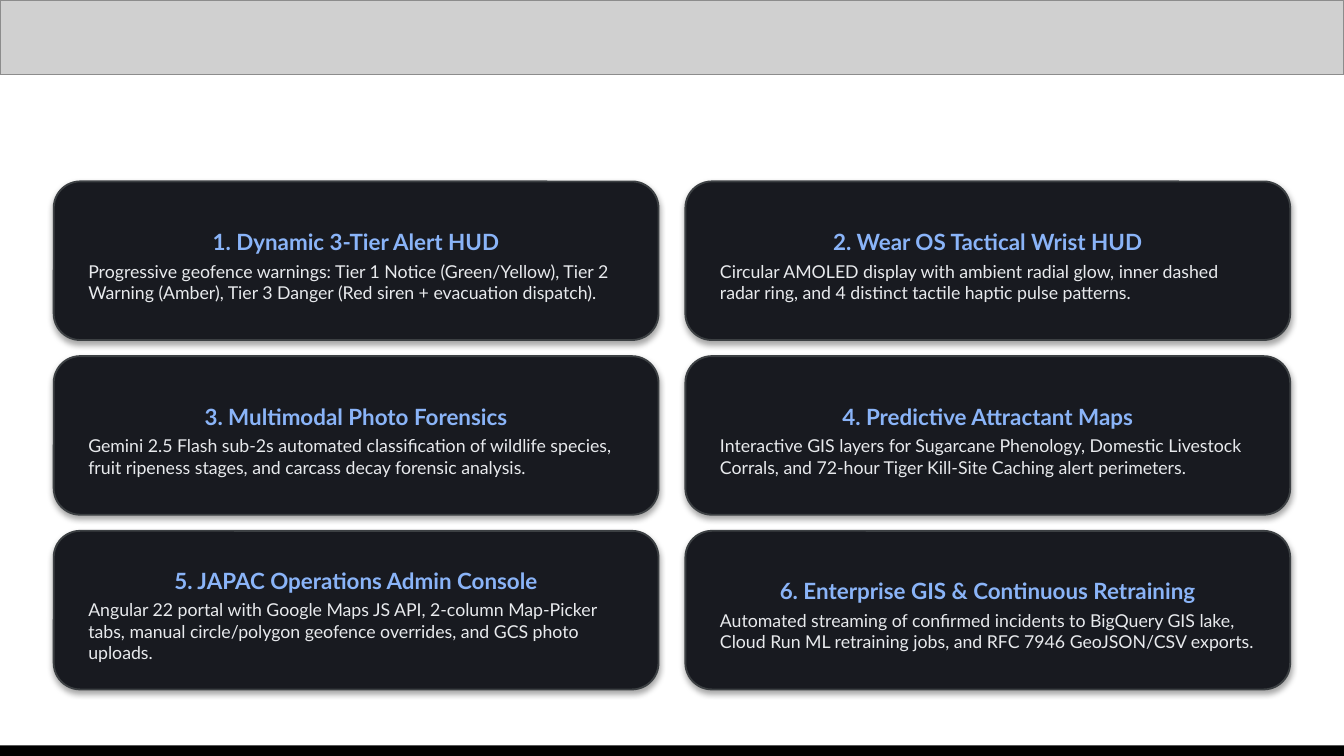
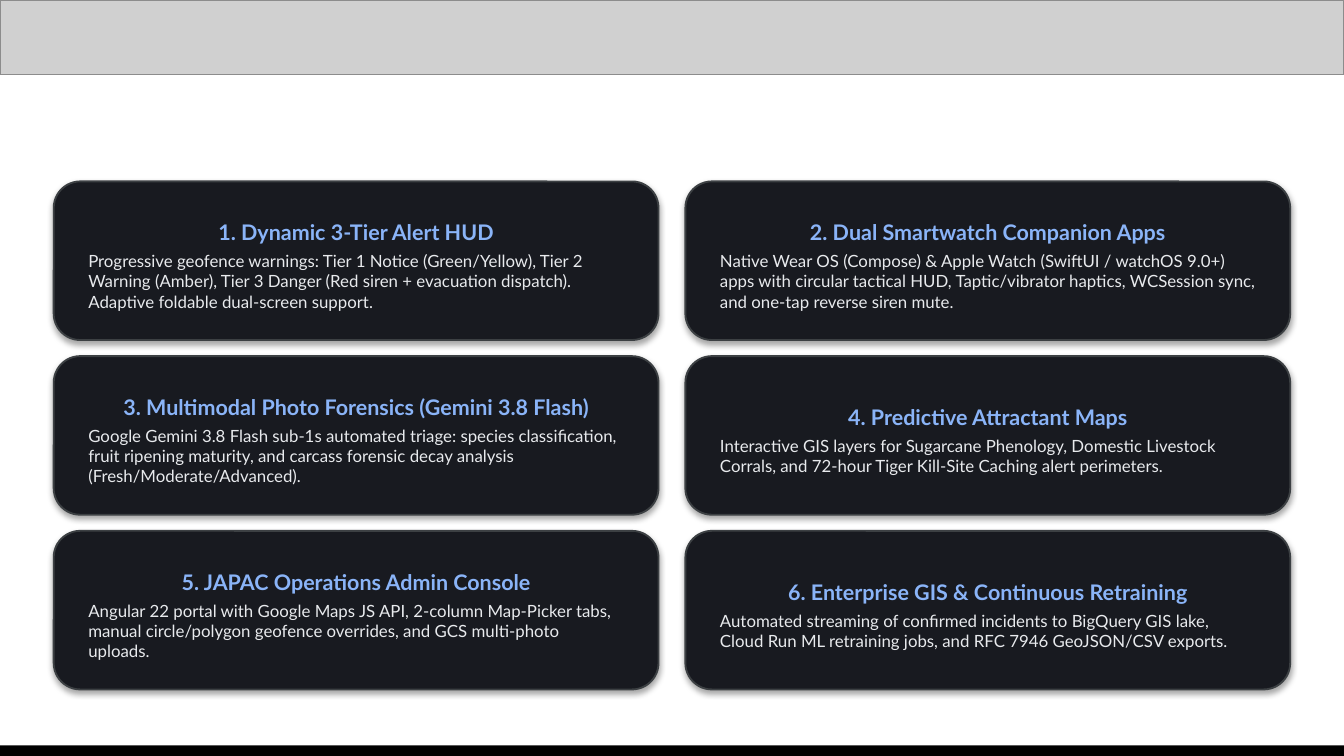
Before and after one commit to CoExistShieldAI/CoExistShieldAI, a slide deck: slide 7 of CoExistShieldAI_AIBuildersCup2026_PitchDeck.pptx (slide 5 before the commit). Drawn at 1344x756 pixels with LibreOffice and Linux fonts; fonts in the diff are those of the drawing; grey boxes stand for pictures. Boxes give left, top, right and bottom in pixels: in the first picture for what was removed or moved away, otherwise in the second. Text is boxed around its words. In the diff, an @@ line names an element or a change of style, - is before the commit and + after.

Commit message:
feat(regions): expand JAPAC conflict coverage to Sri Lanka and multi-species wildlife

```diff
--- a/CoExistShieldAI_AIBuildersCup2026_PitchDeck.pptx
+++ b/CoExistShieldAI_AIBuildersCup2026_PitchDeck.pptx
@@ text in rounded rectangle at (x1=218, y1=224, x2=494, y2=244): size 12 to 11.5 pt in "1. Dynamic 3-Tier Alert HUD" @@
@@ text in rounded rectangle at (x1=720, y1=224, x2=1255, y2=311): text changed; size 9.5 to 9 pt @@
-2. Wear OS Tactical Wrist HUD
-Circular AMOLED display with ambient radial glow, inner dashed radar ring, and 4 distinct tactile haptic pulse patterns.
+2. Dual Smartwatch Companion Apps
+Native Wear OS (Compose) & Apple Watch (SwiftUI / watchOS 9.0+) apps with circular tactical HUD, Taptic/vibrator haptics, WCSession sync, and one-tap reverse siren mute.
@@ text in rounded rectangle at (x1=88, y1=254, x2=583, y2=311): text changed; size 9.5 to 9 pt @@
-Progressive geofence warnings: Tier 1 Notice (Green/Yellow), Tier 2 Warning (Amber), Tier 3 Danger (Red siren + evacuation dispatch).
+Progressive geofence warnings: Tier 1 Notice (Green/Yellow), Tier 2 Warning (Amber), Tier 3 Danger (Red siren + evacuation dispatch). Adaptive foldable dual-screen support.
@@ rounded rectangle "4. Predictive Attractant Maps" at (x1=685, y1=356, x2=1290, y2=515): size 12 to 11.5 pt in "4. Predictive Attractant Maps"; size 9.5 to 9 pt in "Interactive GIS layers for Sugarcane Phenology, Domestic ..." @@
@@ text in rounded rectangle at (x1=88, y1=398, x2=617, y2=485): text changed; size 9.5 to 9 pt @@
-3. Multimodal Photo Forensics
-Gemini 2.5 Flash sub-2s automated classification of wildlife species, fruit ripeness stages, and carcass decay forensic analysis.
+3. Multimodal Photo Forensics (Gemini 3.8 Flash)
+Google Gemini 3.8 Flash sub-1s automated triage: species classification, fruit ripening maturity, and carcass forensic decay analysis (Fresh/Moderate/Advanced).
@@ rounded rectangle "6. Enterprise GIS & Continuous ..." at (x1=685, y1=531, x2=1290, y2=689): size 12 to 11.5 pt in "6. Enterprise GIS & Continuous Retraining"; size 9.5 to 9 pt in "Automated streaming of confirmed incidents to BigQuery ..." @@
@@ text in rounded rectangle at (x1=182, y1=574, x2=530, y2=594): size 12 to 11.5 pt in "5. JAPAC Operations Admin Console" @@
@@ text in rounded rectangle at (x1=88, y1=604, x2=611, y2=660): text changed; size 9.5 to 9 pt @@
-Angular 22 portal with Google Maps JS API, 2-column Map-Picker tabs, manual circle/polygon geofence overrides, and GCS photo uploads.
+Angular 22 portal with Google Maps JS API, 2-column Map-Picker tabs, manual circle/polygon geofence overrides, and GCS multi-photo uploads.
```
Also in this commit, not shown: 11 other slides changed, 5 slides added, 3 slides removed, 12 other files.
